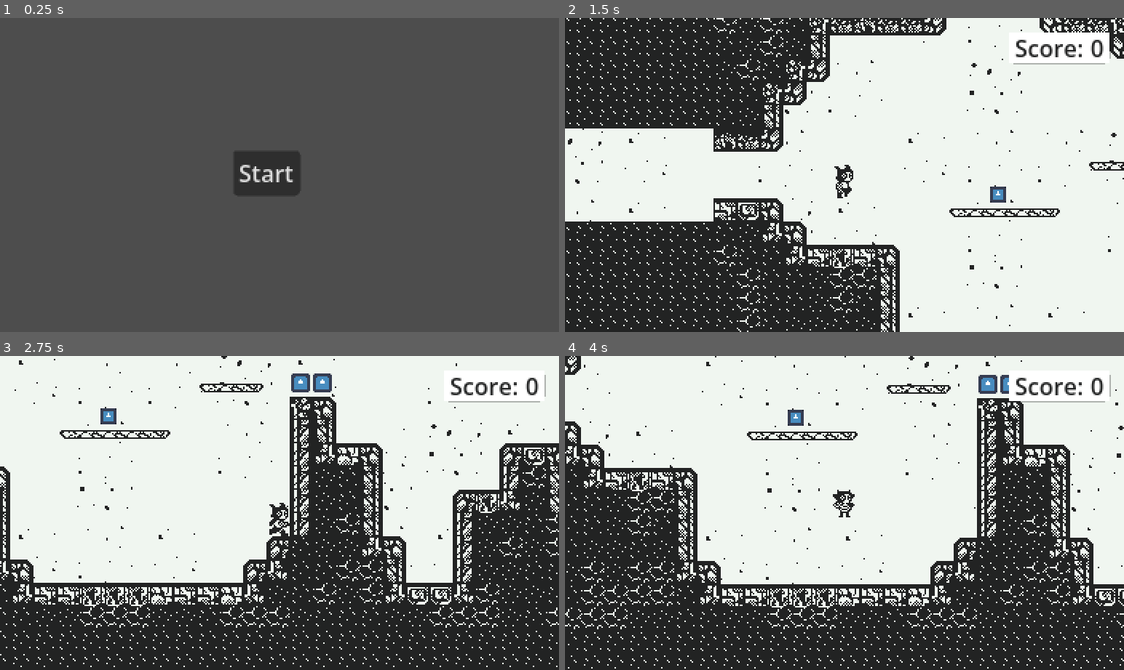
Above: before the commit, frames 1-4 (two rows, left to right).
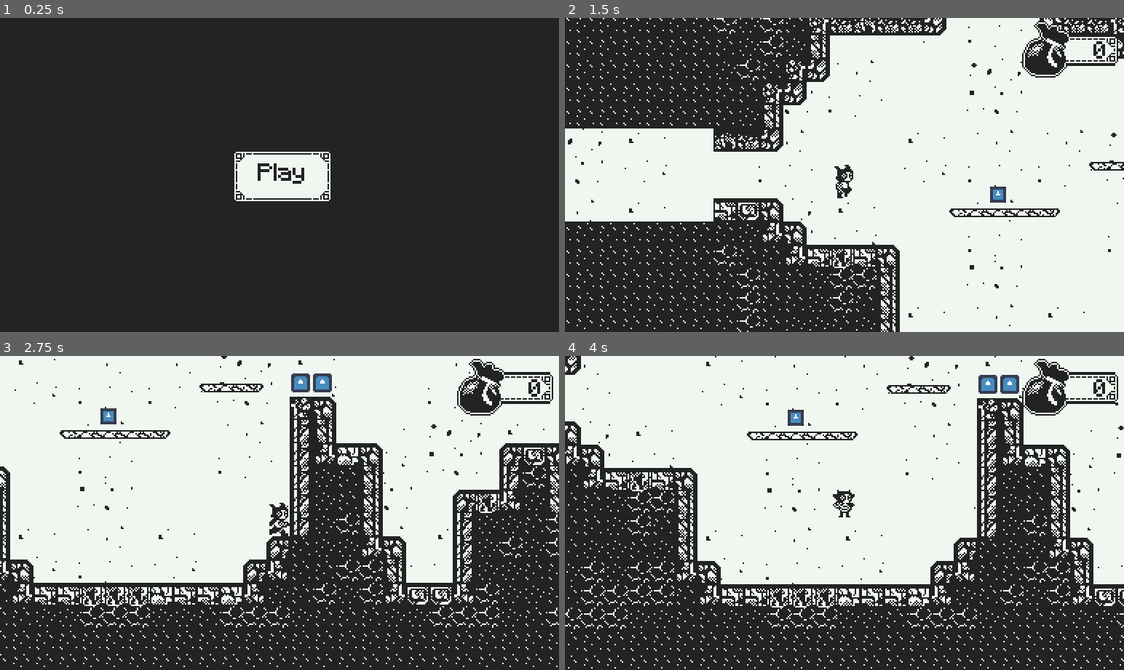
Above: after the commit, the same moments.

Repository: SpeedOfSmell/cryptid-caper
Game: Godot game, scene res://assets/game/game_manager.tscn
The game is run twice, just before and just after one commit, with the same random seed, the same clock (stepped at 60 frames per second) and the same inputs. The engine's default icon, where the game draws it, is replaced by a stand-in: a white triangle on a blue panel in a dark square.
Inputs:
- Up to frame 1 (0.25 s): no input
- Up to frame 2 (1.5 s): click "Start" (after the commit: "Play") at 0.5 s; tap Enter at 1.25 s; hold D (walk_right) from 1.28 s (still down); tap Shift (dash) at 1.35 s
- Up to frame 3 (2.75 s): keep holding D (walk_right); tap Space (jump) at 1.52, 2.27 s; tap S (duck) at 2.1 s
- Up to frame 4 (4 s): release D (walk_right) at 2.78 s; hold A (walk_left) 2.78-3.53 s; tap Shift (dash) at 2.85 s; hold D (walk_right) from 3.53 s (still down); tap S (duck) at 3.6 s; tap Space (jump) at 3.77 s

The runs differ from the first frame. In frame 1, 100% of the frame differs, in the area x 0-100%, y 0-100%; in frame 2, 1.4%; in frame 3, 1.4%; in frame 4, 1.5%.

Commit message:
add some ui elements

Diff:
--- a/assets/game/game_screen/room_manager/room_manager.tscn
+++ b/assets/game/game_screen/room_manager/room_manager.tscn
@@ -11,6 +11,7 @@
 [ext_resource type="Script" uid="uid://bbyfvnwmopiua" path="res://assets/game/game_screen/interactables/artifact/artifact_info.gd" id="8_ojc38"]
 [ext_resource type="Resource" uid="uid://d3hkcd6jnf0go" path="res://assets/game/game_screen/interactables/artifact/artifact_a/artifact_a.tres" id="9_e307x"]
 [ext_resource type="Script" uid="uid://dc3stds6x18aq" path="res://assets/game/game_screen/interactables/artifact/artifact_library.gd" id="9_vtgo2"]
+[ext_resource type="Texture2D" uid="uid://jj5ntj7dye0l" path="res://assets/global/ui/Artifacts_tracker.png" id="11_e307x"]
 
 [sub_resource type="Resource" id="Resource_fjksm"]
 script = ExtResource("9_vtgo2")
@@ -33,44 +34,19 @@
 
 [node name="CanvasLayer" type="CanvasLayer" parent="." unique_id=1099281372]
 
-[node name="Panel" type="Panel" parent="CanvasLayer" unique_id=1758416649]
-anchors_preset = 1
-anchor_left = 1.0
-anchor_right = 1.0
-offset_left = -79.0
-offset_top = 10.0
-offset_right = -10.0
-offset_bottom = 31.0
-grow_horizontal = 0
+[node name="TextureRect" type="TextureRect" parent="CanvasLayer" unique_id=1510419244]
+offset_left = 313.0
+offset_top = 2.0
+offset_right = 380.0
+offset_bottom = 42.0
+texture = ExtResource("11_e307x")
 
-[node name="ColorRect" type="ColorRect" parent="CanvasLayer/Panel" unique_id=919452516]
-layout_mode = 1
-anchors_preset = 15
-anchor_right = 1.0
-anchor_bottom = 1.0
-grow_horizontal = 2
-grow_vertical = 2
-
-[node name="HBoxContainer" type="HBoxContainer" parent="CanvasLayer/Panel" unique_id=631360124]
-layout_mode = 1
-anchors_preset = 15
-anchor_right = 1.0
-anchor_bottom = 1.0
-offset_left = 38.0
-offset_top = 11.0
-offset_right = -37.0
-offset_bottom = -11.0
-grow_horizontal = 2
-grow_vertical = 2
-alignment = 1
-
-[node name="ScoreLabel" type="Label" parent="CanvasLayer/Panel/HBoxContainer" unique_id=1254653608]
-layout_mode = 2
-text = "Score:"
-label_settings = ExtResource("7_tfgok")
-
-[node name="ScoreValueLabel" type="Label" parent="CanvasLayer/Panel/HBoxContainer" unique_id=1154238249]
+[node name="ScoreValueLabel" type="Label" parent="CanvasLayer" unique_id=1154238249]
 unique_name_in_owner = true
-layout_mode = 2
+offset_left = 345.0
+offset_top = 16.0
+offset_right = 372.0
+offset_bottom = 32.0
 text = "0"
 label_settings = ExtResource("7_tfgok")
+horizontal_alignment = 2
--- a/assets/game/main_menu/main_menu.tscn
+++ b/assets/game/main_menu/main_menu.tscn
@@ -1,6 +1,8 @@
 [gd_scene format=3 uid="uid://dkabx8v2yxqy1"]
 
 [ext_resource type="Script" uid="uid://cxv7h5171rn3j" path="res://assets/game/main_menu/main_menu.gd" id="1_7bqh3"]
+[ext_resource type="Texture2D" uid="uid://b7x2nakyw726r" path="res://assets/global/ui/Ui_1.png" id="2_8emhj"]
+[ext_resource type="LabelSettings" uid="uid://b3m4nbdxi31eb" path="res://assets/global/label_settings.tres" id="3_tdavu"]
 
 [node name="MainMenu" type="Control" unique_id=1141875741]
 layout_mode = 3
@@ -11,6 +13,12 @@
 grow_vertical = 2
 script = ExtResource("1_7bqh3")
 
+[node name="ColorRect" type="ColorRect" parent="." unique_id=1980095310]
+layout_mode = 0
+offset_right = 385.0
+offset_bottom = 216.0
+color = Color(0.13333334, 0.13725491, 0.13725491, 1)
+
 [node name="VBoxContainer" type="VBoxContainer" parent="." unique_id=1281614090]
 layout_mode = 0
 offset_left = 160.0
@@ -18,8 +26,18 @@
 offset_right = 206.0
 offset_bottom = 131.0
 
-[node name="PlayButton" type="Button" parent="VBoxContainer" unique_id=994696537]
+[node name="PlayButton" type="TextureButton" parent="VBoxContainer" unique_id=847308401]
 layout_mode = 2
-text = "Start"
+texture_normal = ExtResource("2_8emhj")
+
+[node name="Label" type="Label" parent="VBoxContainer/PlayButton" unique_id=1718136977]
+layout_mode = 0
+offset_left = 1.0
+offset_right = 67.0
+offset_bottom = 35.0
+text = "Play"
+label_settings = ExtResource("3_tdavu")
+horizontal_alignment = 1
+vertical_alignment = 1
 
 [connection signal="pressed" from="VBoxContainer/PlayButton" to="." method="_on_play_button_pressed"]
--- a/assets/global/label_settings.tres
+++ b/assets/global/label_settings.tres
@@ -1,9 +1,8 @@
 [gd_resource type="LabelSettings" format=3 uid="uid://b3m4nbdxi31eb"]
 
-[sub_resource type="SystemFont" id="SystemFont_ynj42"]
-font_names = PackedStringArray("Rubik")
+[ext_resource type="FontFile" uid="uid://bpa7qfacyrqvh" path="res://assets/global/ui/Minecraft.ttf" id="1_ynj42"]
 
 [resource]
-font = SubResource("SystemFont_ynj42")
+font = ExtResource("1_ynj42")
 font_color = Color(0.13333334, 0.13725491, 0.13725491, 1)
 shadow_size = 0
Binary file added: assets/global/ui/Artifacts_tracker.png
Not shown, added: assets/global/ui/Artifacts_tracker.png.import
Binary file added: assets/global/ui/Minecraft.ttf
Not shown, added: assets/global/ui/Minecraft.ttf.import
Binary file added: assets/global/ui/Ui_1.png
Not shown, added: assets/global/ui/Ui_1.png.import
Binary file added: assets/global/ui/Ui_2.png
Not shown, added: assets/global/ui/Ui_2.png.import
Binary file added: assets/global/ui/Ui_3.png
Not shown, added: assets/global/ui/Ui_3.png.import
Binary file added: assets/global/ui/Ui_4.png
Not shown, added: assets/global/ui/Ui_4.png.import
(and 8 more such lines)
